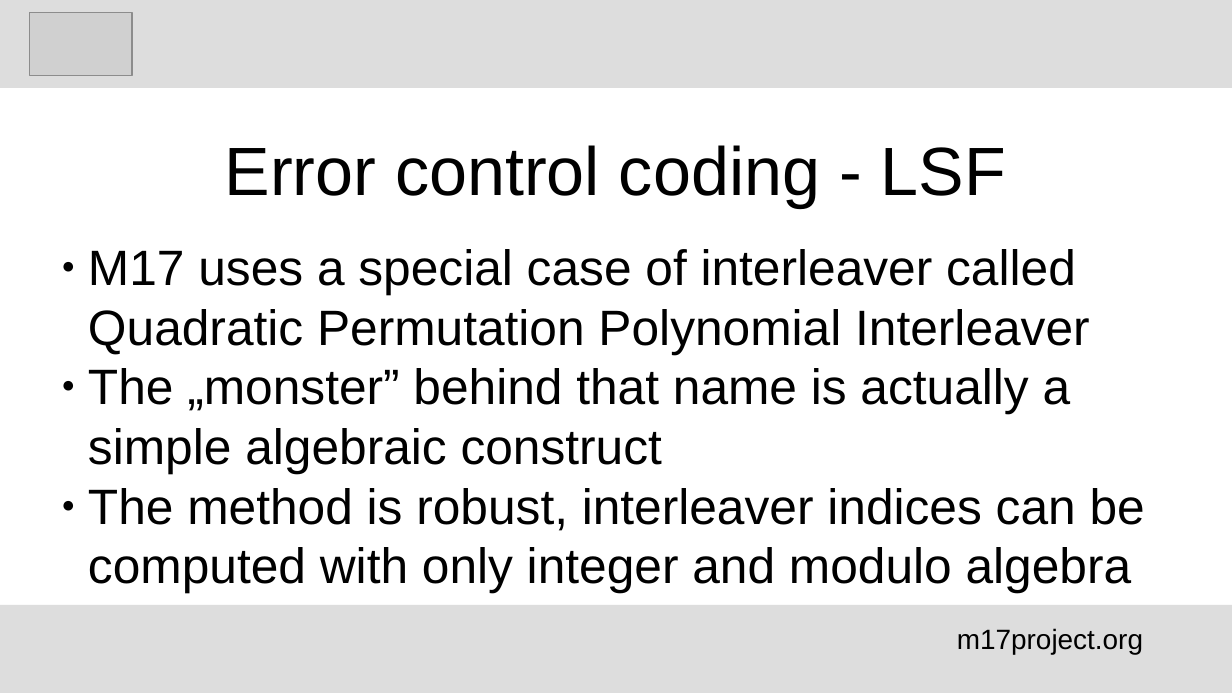
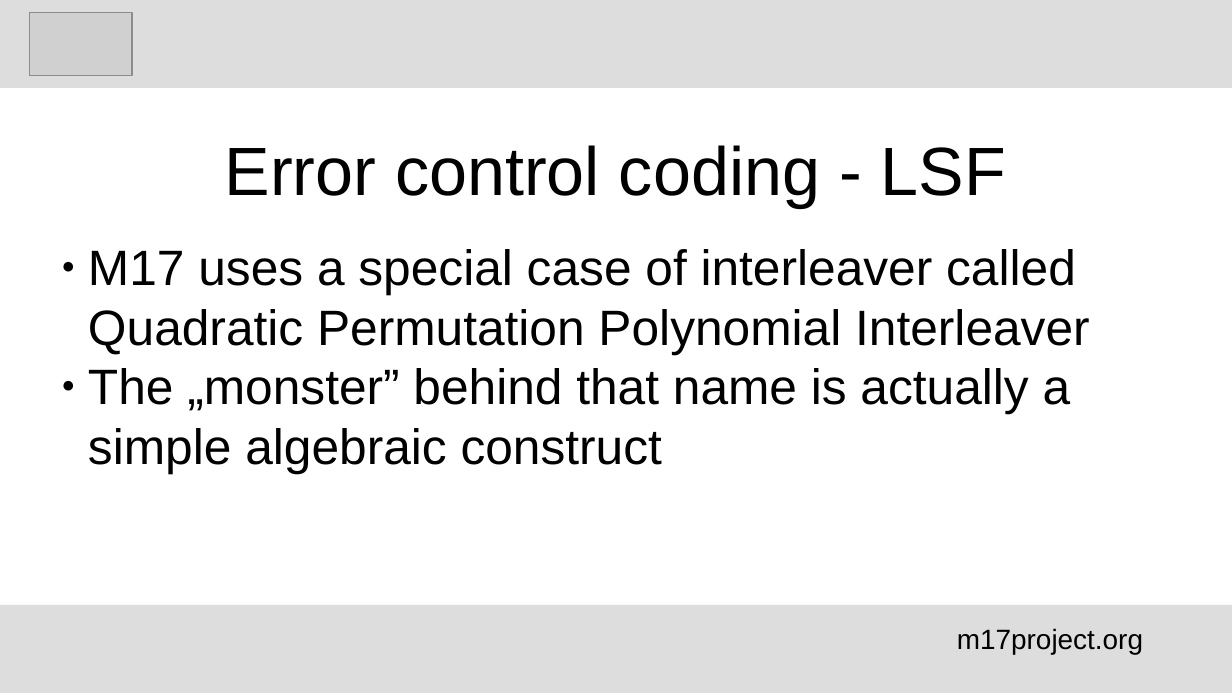
Before and after one commit to M17-Project/M17_education, a slide deck: slide 11 of English/M17_error control_schemes_en.odp. Drawn at 1232x693 pixels with LibreOffice and Linux fonts; fonts in the diff are those of the drawing; grey boxes stand for pictures. Boxes give left, top, right and bottom in pixels: in the first picture for what was removed or moved away, otherwise in the second. Text is boxed around its words. In the diff, an @@ line names an element or a change of style, - is before the commit and + after.

```diff
--- a/English/M17_error control_schemes_en.odp
+++ b/English/M17_error control_schemes_en.odp
@@ subtitle at box(88, 488, 1145, 593): paragraph removed @@
-● The method is robust, interleaver indices can be computed with only integer and modulo algebra
```
Also in this commit, not shown: 1 other slide changed, 3 slides added, 1 other file.
